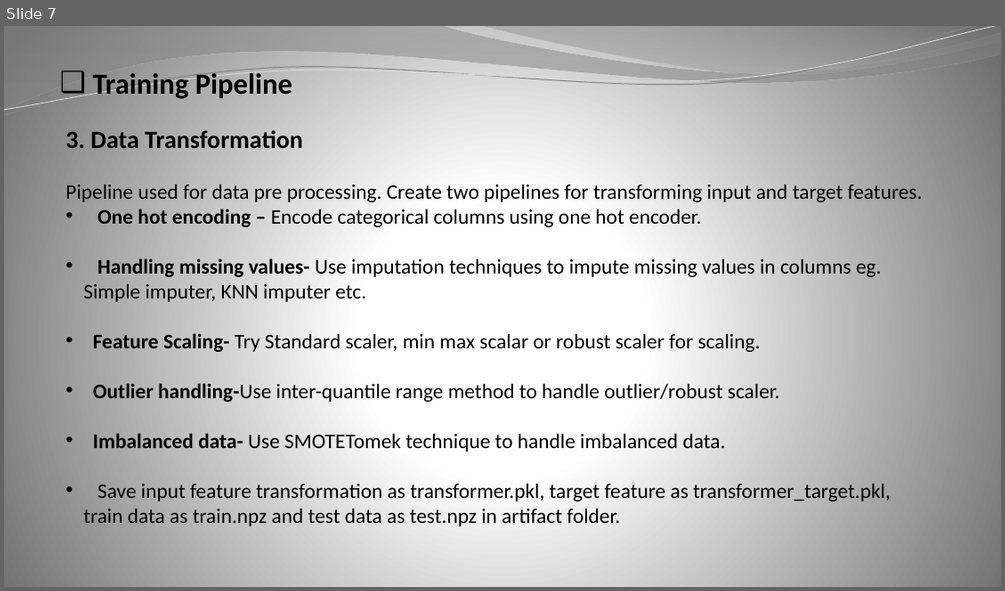
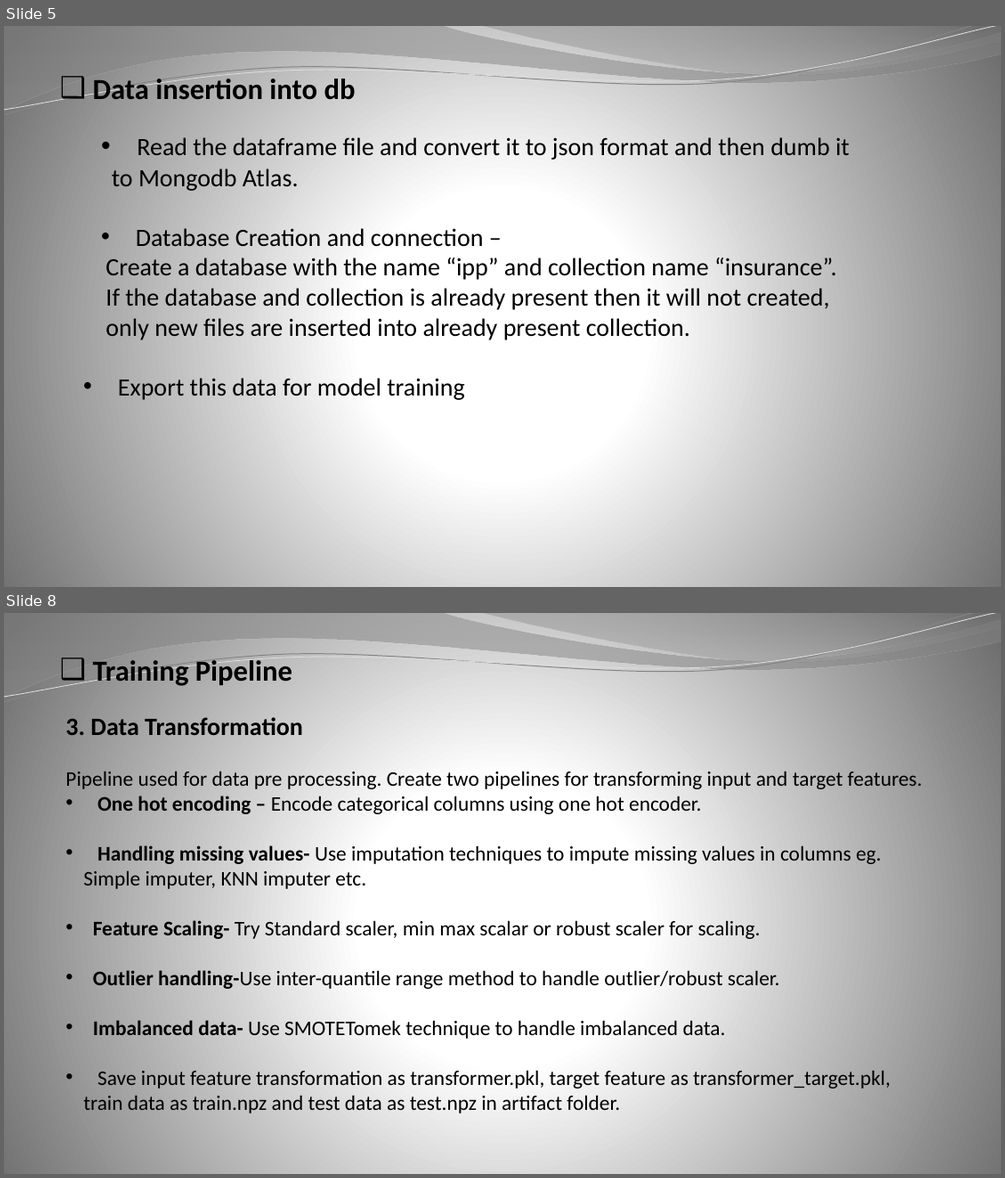
Before and after one commit to anktd23/ins-prem-prediction, a slide deck: documents/DPR-ins-prem-pred.pptx. Shown one above the other, each under a label of ours: slide 7 before the commit, slides 5 and 8 after it; the slides between them are not shown. The pictures are 1005x591 and 1005x1178 pixels, drawn with LibreOffice and Linux fonts; fonts in the diff are those of the drawing. Boxes give left, top, right and bottom in pixels: in the first picture for what was removed or moved away, otherwise in the second. Text is boxed around its words. In the diff, an @@ line names an element or a change of style, - is before the commit and + after.

```diff
--- a/documents/DPR-ins-prem-pred.pptx
+++ b/documents/DPR-ins-prem-pred.pptx
@@ slide 5 added at (4, 26, 1001, 587), background gradient #FFFFFF to #707070; not listed: 4 template elements that a slide beside it also shows @@
@@ text added at (93, 76, 356, 99), 28 pt, text #000000, bold @@
+❑ Data insertion into db
@@ text added at (105, 137, 850, 400), 24 pt, text #000000 @@
+  • Read the dataframe file and convert it to json format and then dumb it
+  to Mongodb Atlas.
+  • Database Creation and connection –
+Create a database with the name “ipp” and collection name “insurance”.
+If the database and collection is already present then it will not created,
+only new files are inserted into already present collection.
+• Export this data for model training
@@ what was slide 7 is now slide 8 @@
```
Also in this commit, not shown: 9 slides changed, 3 other files.
